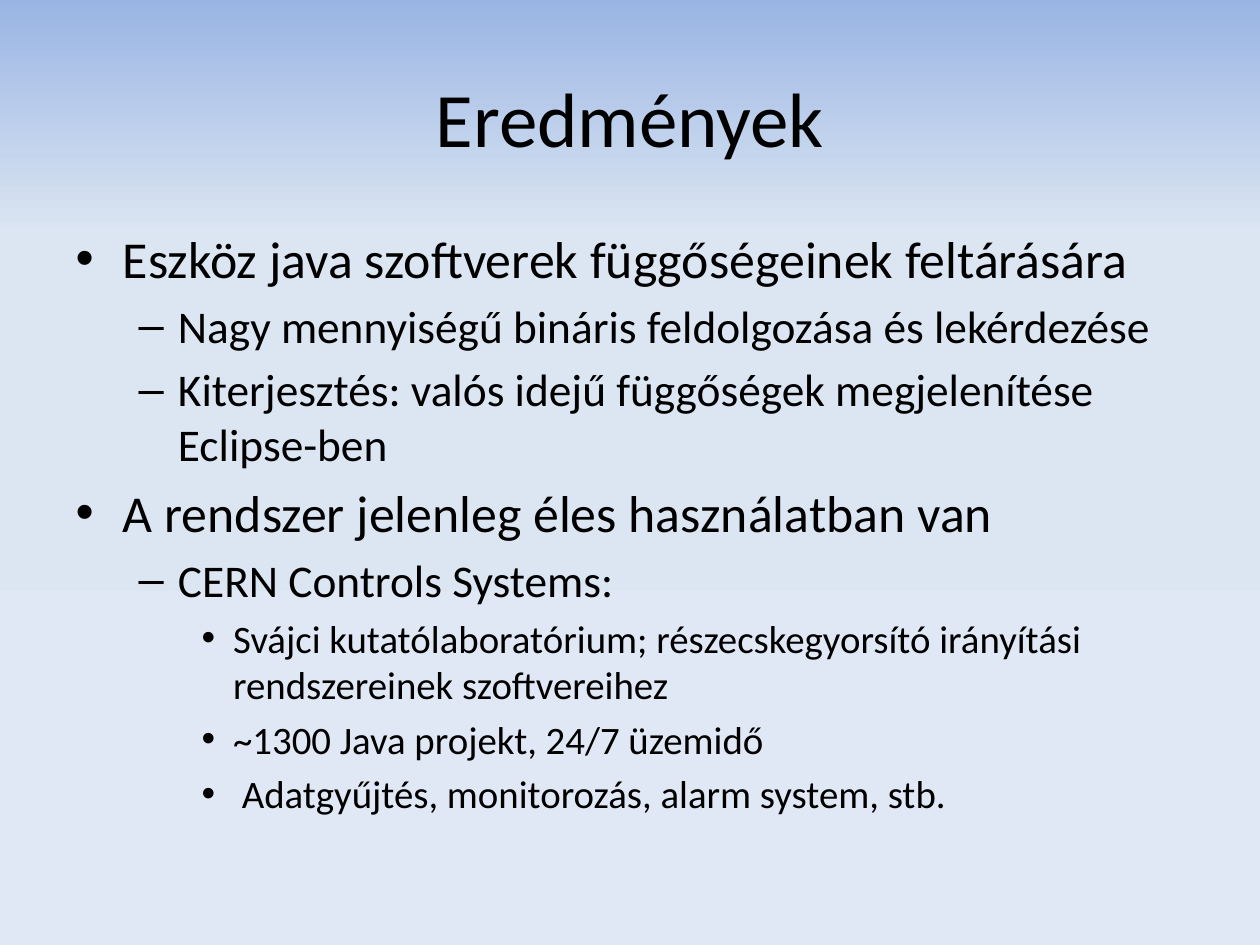
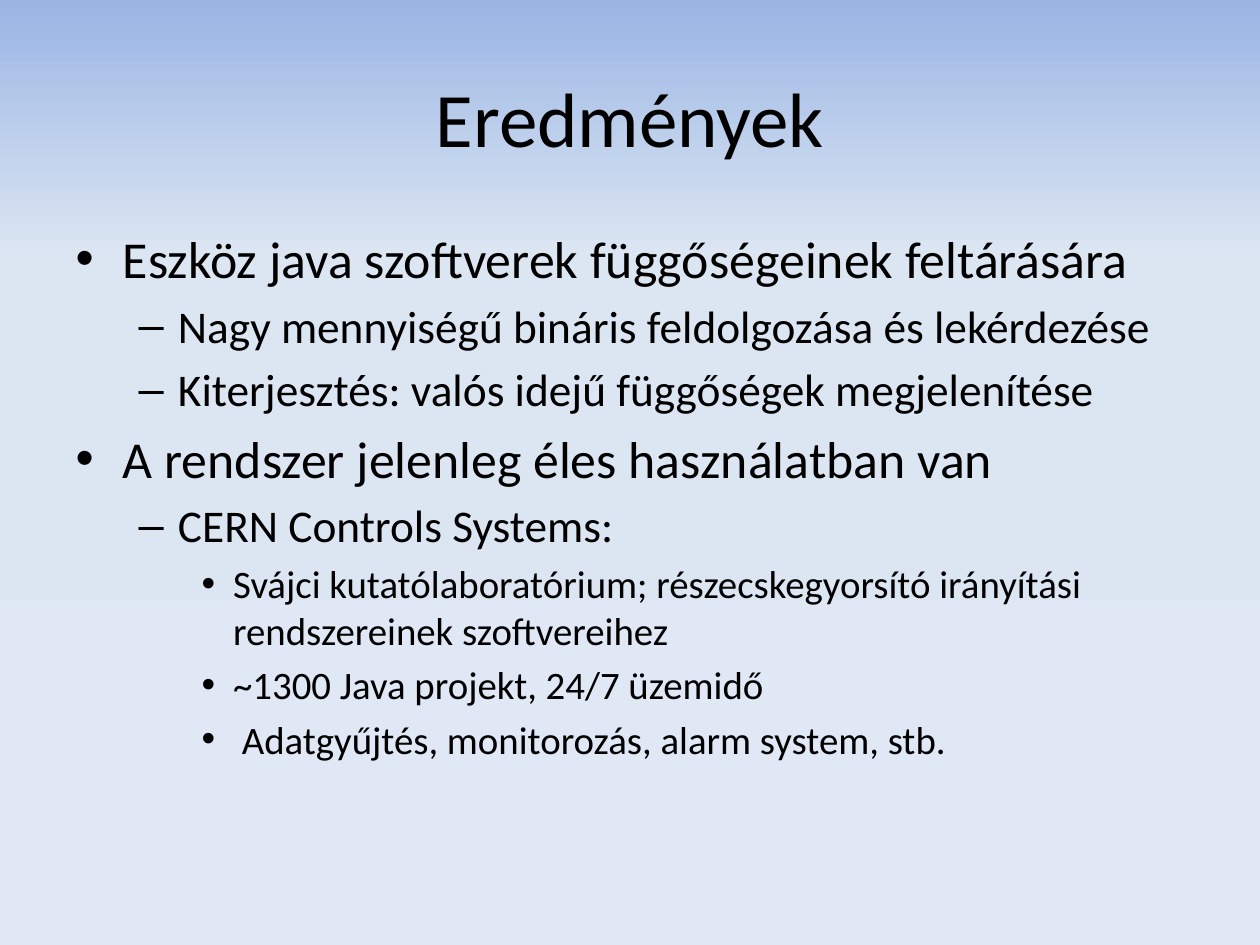
Before and after one commit to donat/incquery-deps, a slide deck: slide 18 of incquery-deps-documentation/presentation/tdk_pres_hu_v2.pptx. Drawn at 1260x945 pixels with LibreOffice and Linux fonts; fonts in the diff are those of the drawing. Boxes give left, top, right and bottom in pixels: in the first picture for what was removed or moved away, otherwise in the second. Text is boxed around its words. In the diff, an @@ line names an element or a change of style, - is before the commit and + after.

```diff
--- a/incquery-deps-documentation/presentation/tdk_pres_hu_v2.pptx
+++ b/incquery-deps-documentation/presentation/tdk_pres_hu_v2.pptx
@@ text at (178,374,1093,414): text changed @@
-  – Kiterjesztés: valós idejű függőségek megjelenítése Eclipse-ben
+  – Kiterjesztés: valós idejű függőségek megjelenítése
```
Also in this commit, not shown: 9 other slides changed.
